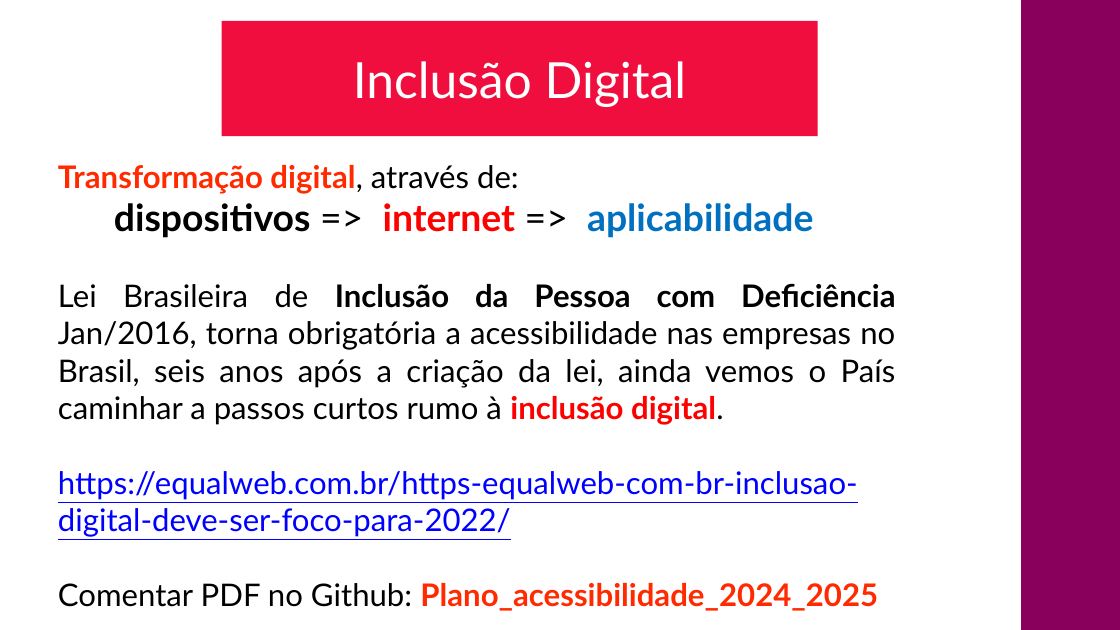
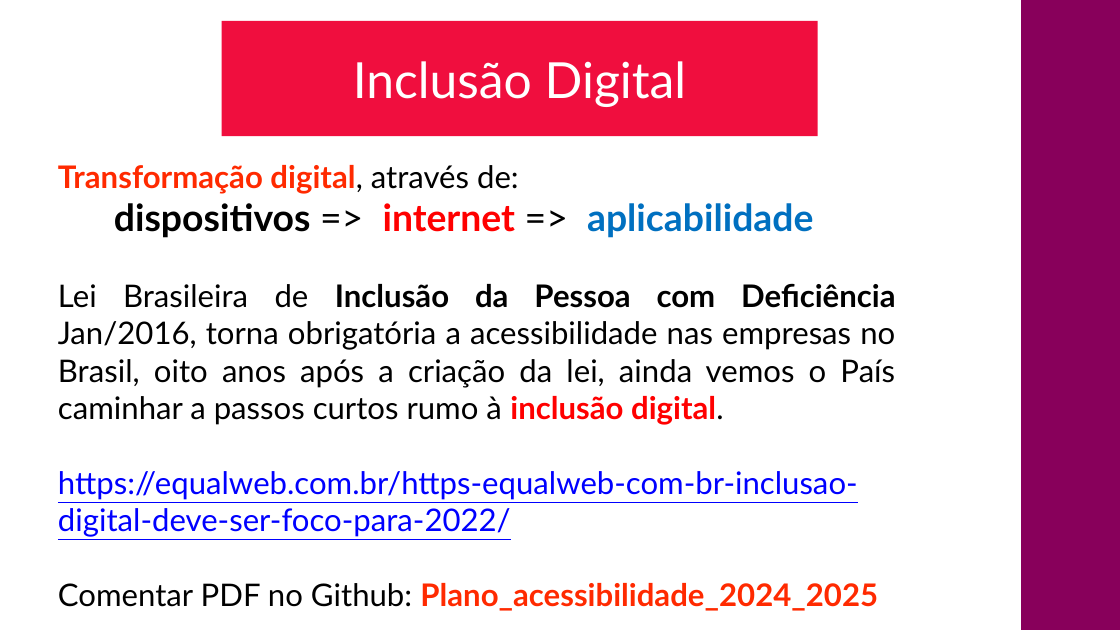
Before and after one commit to CloudEducationBrazil/nidyduqswyden, a slide deck: slide 3 of 01 Classes/Aula00- Noções de Informática - Arquitetura do Computador.pptx. Drawn at 1120x630 pixels with LibreOffice and Linux fonts; fonts in the diff are those of the drawing; background and template pictures are left out. Boxes give left, top, right and bottom in pixels: in the first picture for what was removed or moved away, otherwise in the second. Text is boxed around its words. In the diff, an @@ line names an element or a change of style, - is before the commit and + after.

Commit message:
NID ajuste 19Abr2024

```diff
--- a/01 Classes/Aula00- Noções de Informática - Arquitetura do Computador.pptx
+++ b/01 Classes/Aula00- Noções de Informática - Arquitetura do Computador.pptx
@@ text at [58,284,895,425]: text changed @@
-Lei Brasileira de Inclusão da Pessoa com Deficiência Jan/2016, torna obrigatória a acessibilidade nas empresas no Brasil, seis anos após a criação da lei, ainda vemos o País caminhar a passos curtos rumo à inclusão digital.
+Lei Brasileira de Inclusão da Pessoa com Deficiência Jan/2016, torna obrigatória a acessibilidade nas empresas no Brasil, oito anos após a criação da lei, ainda vemos o País caminhar a passos curtos rumo à inclusão digital.
```
